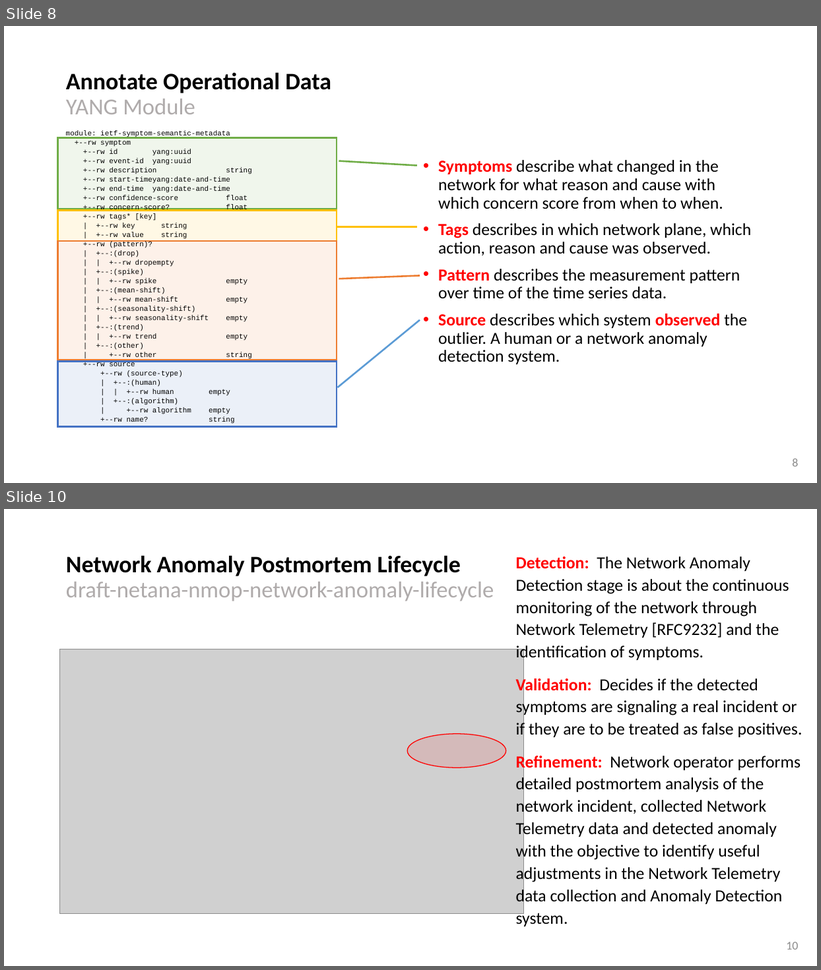
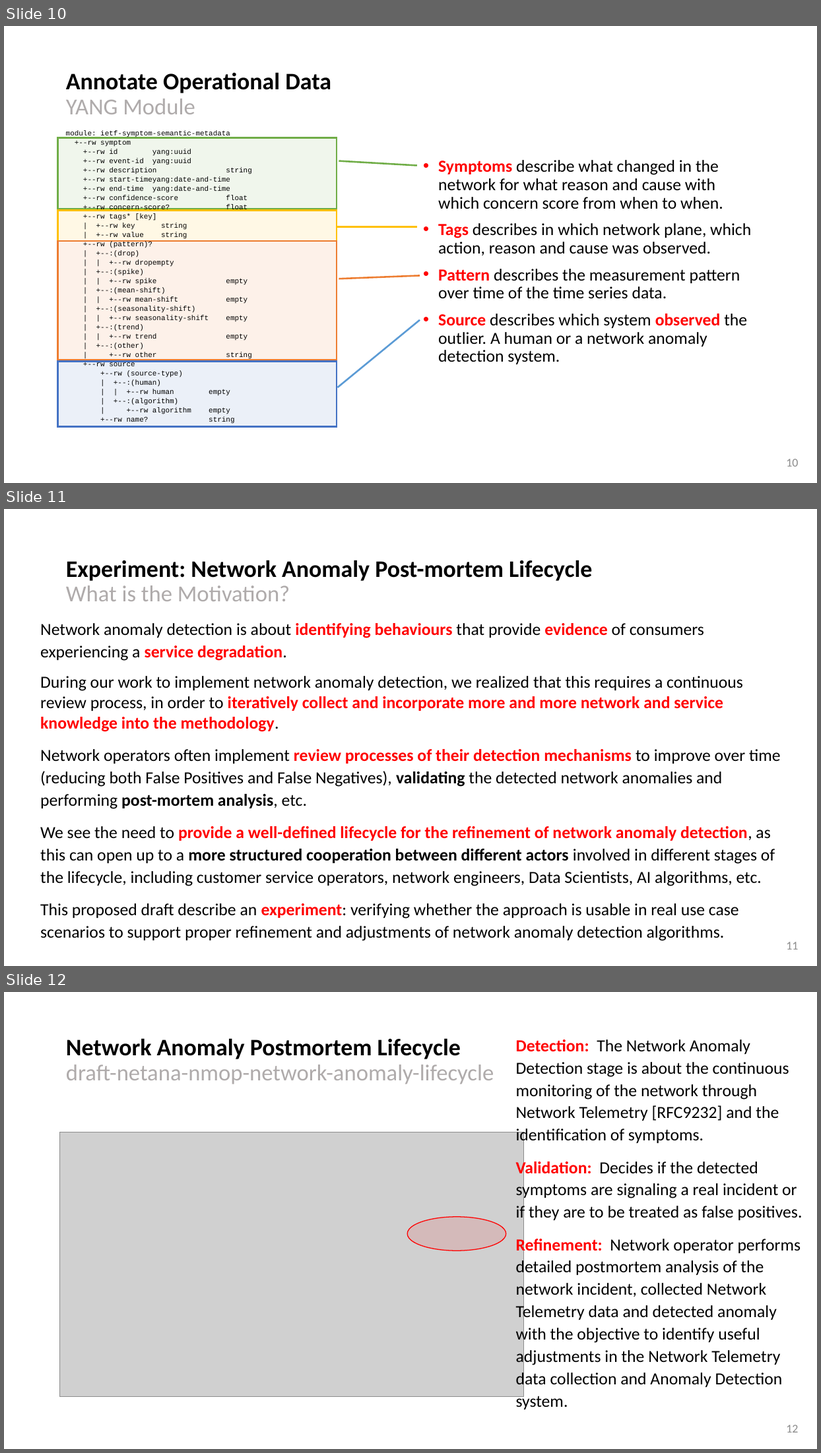
Before and after one commit to network-analytics/ietf-network-analytics-document-status, a slide deck: 119/NMOP/draft-netana-nmop-network-anomaly-semantics-and-lifecycle.pptx. Shown one above the other, each under a label of ours: slides 8 and 10 before the commit, slides 10, 11 and 12 after it; the slides between them are not shown. The pictures are 821x970 and 821x1453 pixels, drawn with LibreOffice and Linux fonts; fonts in the diff are those of the drawing; grey boxes stand for pictures. Boxes give left, top, right and bottom in pixels: in the first picture for what was removed or moved away, otherwise in the second. Text is boxed around its words. In the diff, an @@ line names an element or a change of style, - is before the commit and + after.

```diff
--- a/119/NMOP/draft-netana-nmop-network-anomaly-semantics-and-lifecycle.pptx
+++ b/119/NMOP/draft-netana-nmop-network-anomaly-semantics-and-lifecycle.pptx
@@ slide 11 added at <box>4,509,817,966</box>, background #FFFFFF @@
@@ title added at <box>66,560,592,601</box>, 28 pt, text #000000, bold @@
+Experiment: Network Anomaly Post-mortem Lifecycle
+What is the Motivation?
@@ text added at <box>40,623,781,941</box>, 20 pt, text #000000 @@
+Network anomaly detection is about identifying behaviours that provide evidence of consumers experiencing a service degradation.
+During our work to implement network anomaly detection, we realized that this requires a continuous review process, in order to iteratively collect and incorporate more and more network and service knowledge into the methodology.
+Network operators often implement review processes of their detection mechanisms to improve over time (reducing both False Positives and False Negatives), validating the detected network anomalies and performing post-mortem analysis, etc.
+We see the need to provide a well-defined lifecycle for the refinement of network anomaly detection, as this can open up to a more structured cooperation between different actors involved in different stages of the lifecycle, including customer service operators, network engineers, Data Scientists, AI algorithms, etc.
+This proposed draft describe an experiment: verifying whether the approach is usable in real use case scenarios to support proper refinement and adjustments of network anomaly detection algorithms.
@@ page number added at <box>786,942,798,950</box>, 14 pt, text #8C8C8C @@
+11
@@ what was slide 8 is now slide 10 @@
@@ page number at <box>786,459,798,467</box>: text changed @@
-8
+10
@@ what was slide 10 is now slide 12 @@
@@ page number at <box>786,1425,798,1433</box>: text changed @@
-10
+12
```
Also in this commit, not shown: 5 slides changed, 4 other slides added, 1 slide removed, 2 other files.
